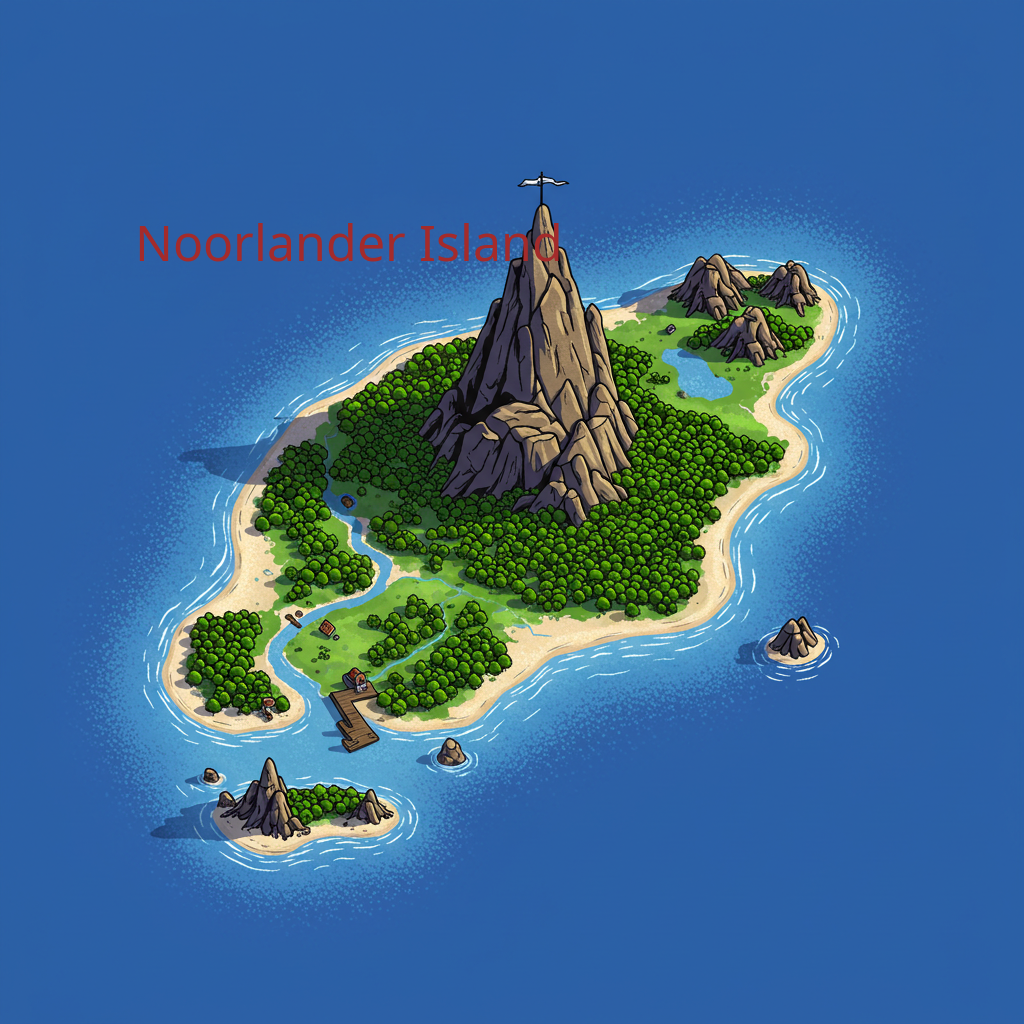
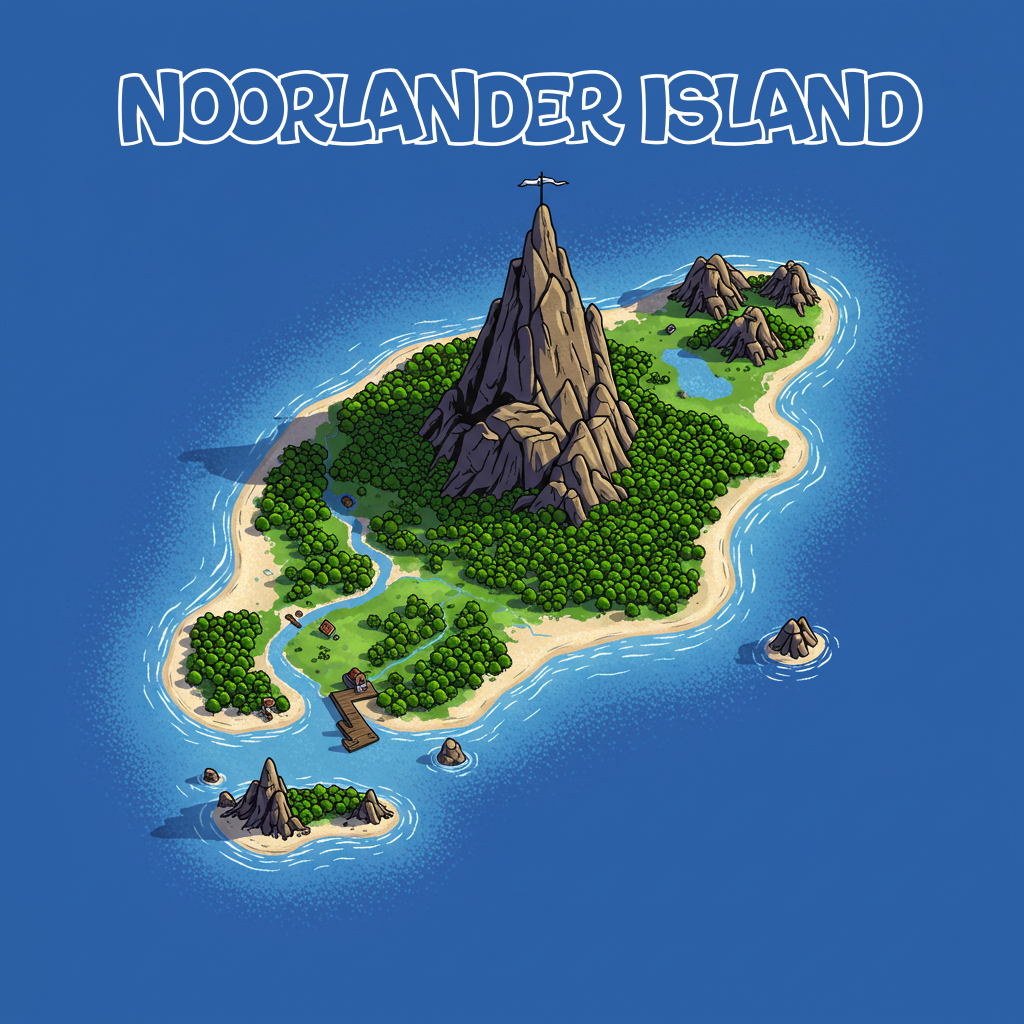
Before/after of a 1024x1024 layered artwork. What changed in the layer stack:
painted on "Noorlander Island" over [118, 68, 923, 262]
